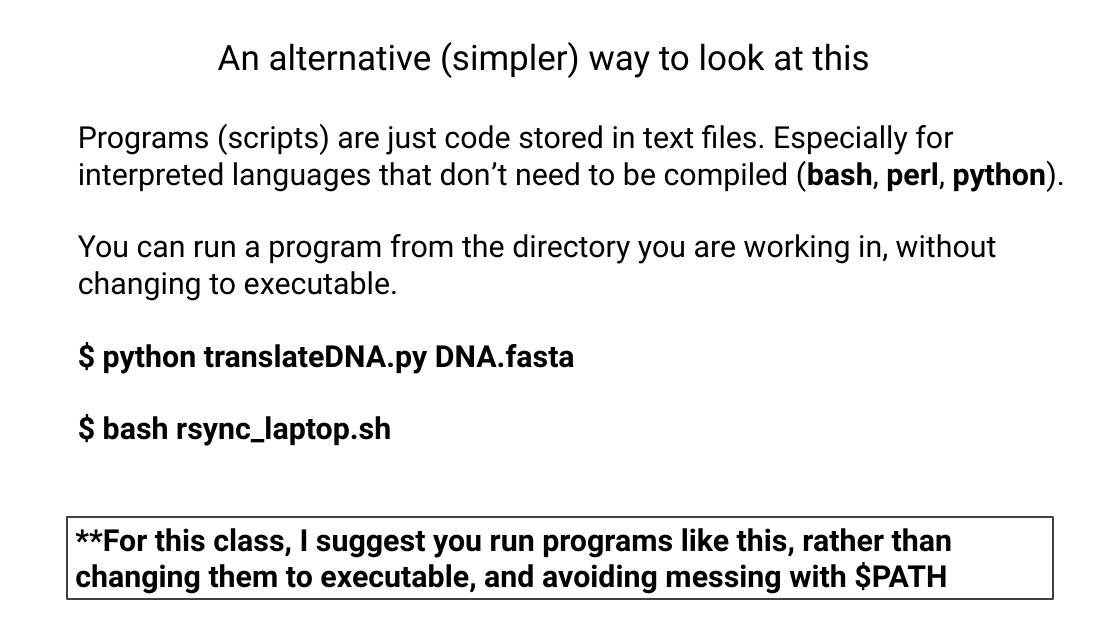
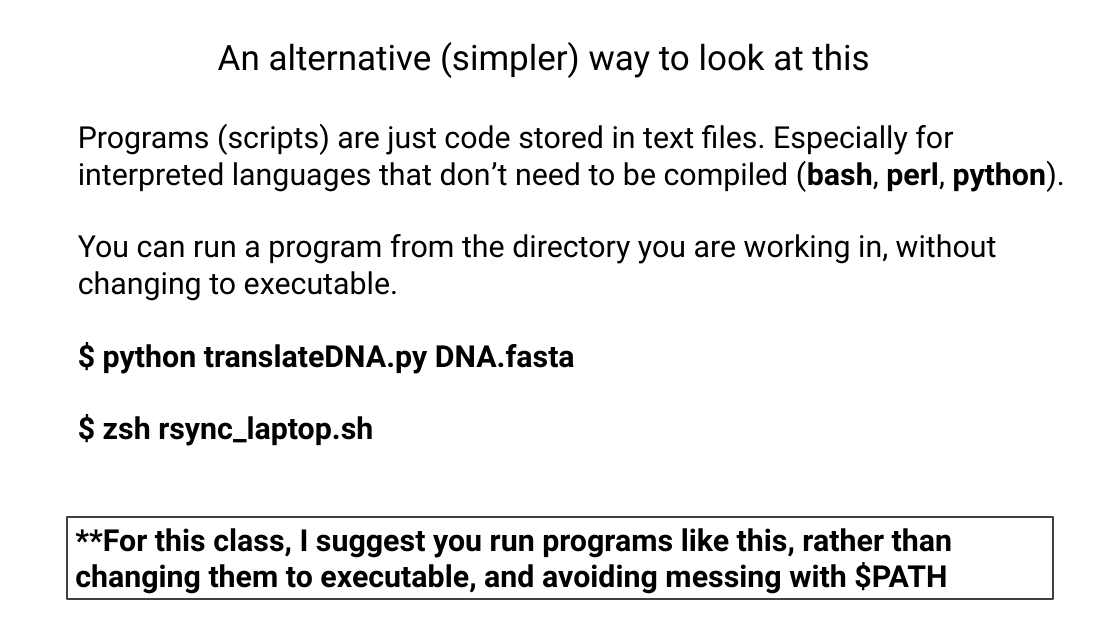
Before and after one commit to tparchman/F25_BIOL792, a slide deck: slide 7 of week4_unixIV/week4.pptx (slide 6 before the commit). Drawn at 1120x630 pixels with LibreOffice and Linux fonts; fonts in the diff are those of the drawing. Boxes give left, top, right and bottom in pixels: in the first picture for what was removed or moved away, otherwise in the second. Text is boxed around its words. In the diff, an @@ line names an element or a change of style, - is before the commit and + after.

```diff
--- a/week4_unixIV/week4.pptx
+++ b/week4_unixIV/week4.pptx
@@ text at box(103, 416, 373, 446): text changed @@
-$ bash rsync_laptop.sh
+$ zsh rsync_laptop.sh
```
Also in this commit, not shown: 7 other slides changed, 1 slide added, 3 slides removed, 5 other files.
